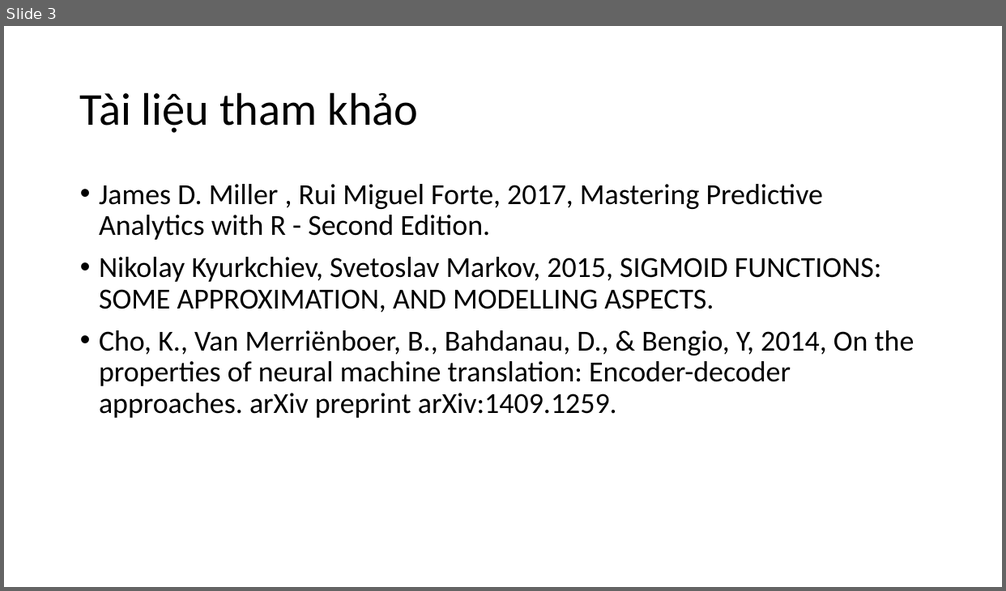
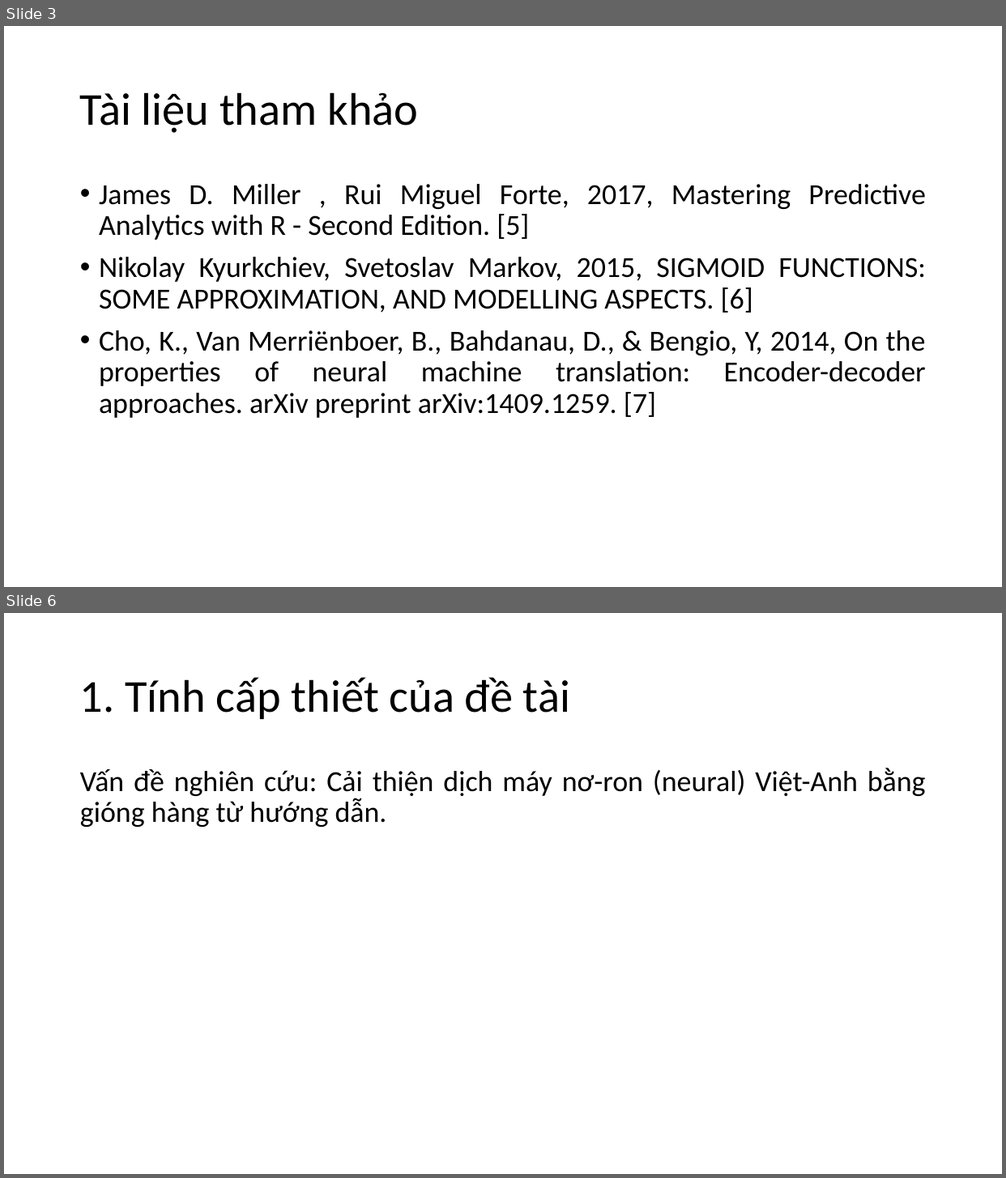
Before and after one commit to nguyenduyhanlam/Improving-Vietnamese-English-neural-machine-translation-with-guiding-word-alignments, a slide deck: dcct.pptx. Shown one above the other, each under a label of ours: slide 3 before the commit, slides 3 and 6 after it; the slides between them are not shown. The pictures are 1006x591 and 1006x1178 pixels, drawn with LibreOffice and Linux fonts; fonts in the diff are those of the drawing. Boxes give left, top, right and bottom in pixels: in the first picture for what was removed or moved away, otherwise in the second. Text is boxed around its words. In the diff, an @@ line names an element or a change of style, - is before the commit and + after.

```diff
--- a/dcct.pptx
+++ b/dcct.pptx
@@ slide 6 added at box(4, 613, 1002, 1174), background #FFFFFF @@
@@ title added at box(80, 677, 570, 719), 44 pt, text #000000 @@
+1. Tính cấp thiết của đề tài
@@ text added at box(80, 768, 926, 827), 28 pt, text #000000 @@
+Vấn đề nghiên cứu: Cải thiện dịch máy nơ-ron (neural) Việt-Anh bằng gióng hàng từ hướng dẫn.
@@ slide 3 changed as well @@
@@ text at box(99, 184, 926, 418): text changed @@
-• James D. Miller , Rui Miguel Forte, 2017, Mastering Predictive Analytics with R - Second Edition.
-• Nikolay Kyurkchiev, Svetoslav Markov, 2015, SIGMOID FUNCTIONS: SOME APPROXIMATION, AND MODELLING ASPECTS.
-• Cho, K., Van Merriënboer, B., Bahdanau, D., & Bengio, Y, 2014, On the properties of neural machine translation: Encoder-decoder approaches. arXiv preprint arXiv:1409.1259.
+• James D. Miller , Rui Miguel Forte, 2017, Mastering Predictive Analytics with R - Second Edition. [5]
+• Nikolay Kyurkchiev, Svetoslav Markov, 2015, SIGMOID FUNCTIONS: SOME APPROXIMATION, AND MODELLING ASPECTS. [6]
+• Cho, K., Van Merriënboer, B., Bahdanau, D., & Bengio, Y, 2014, On the properties of neural machine translation: Encoder-decoder approaches. arXiv preprint arXiv:1409.1259. [7]
```
Also in this commit, not shown: 2 other slides changed, 13 other slides added.
